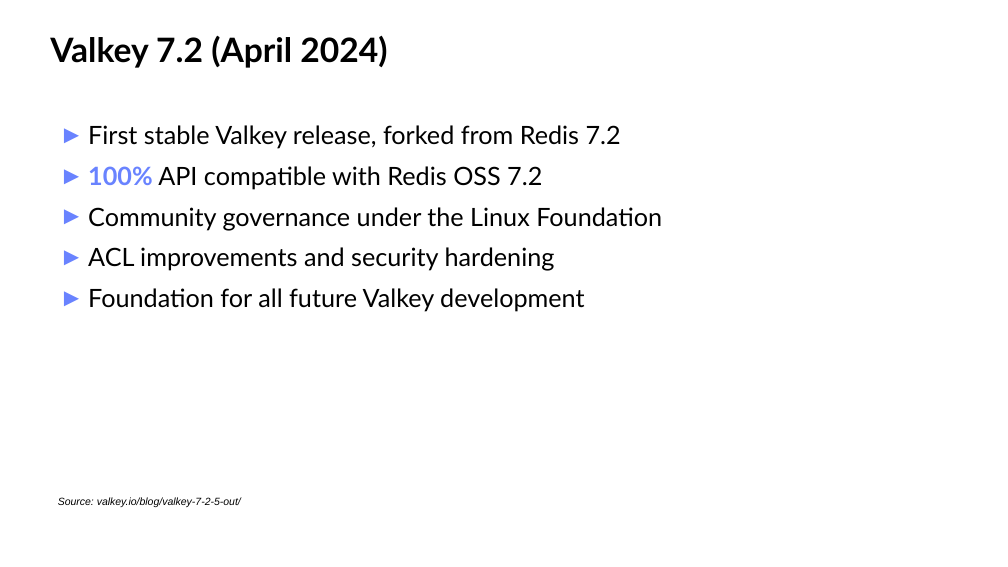
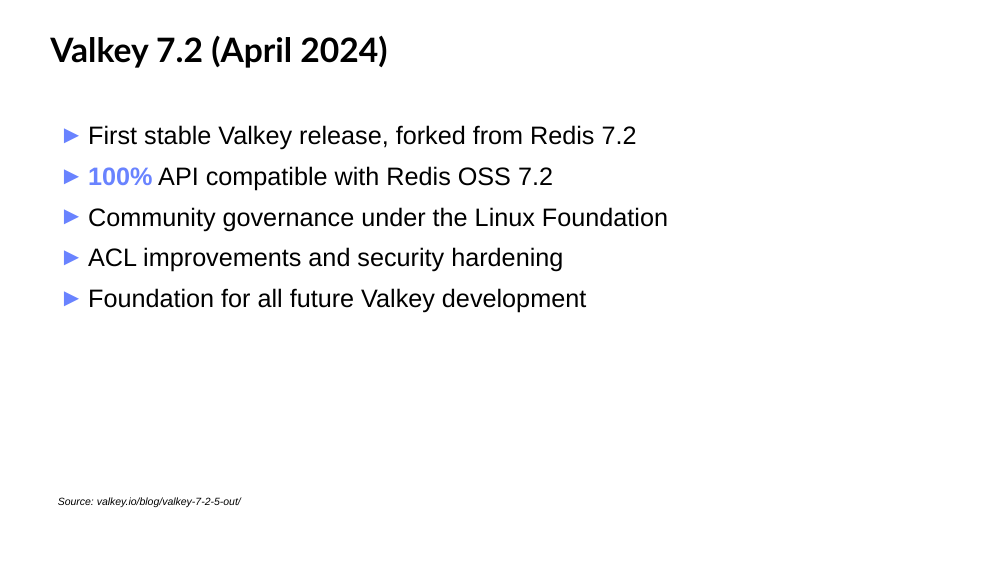
Before and after one commit to valkey-io/assets, a slide deck: slide 7 of slides/Valkey community deck.pptx (slide 8 before the commit). Drawn at 1008x567 pixels with LibreOffice and Linux fonts; fonts in the diff are those of the drawing; background and template pictures are left out. Boxes give left, top, right and bottom in pixels: in the first picture for what was removed or moved away, otherwise in the second. Text is boxed around its words. In the diff, an @@ line names an element or a change of style, - is before the commit and + after.

Commit message:
Update slides skill and community deck
- Add Valkey Admin slide (layout 9 with screenshot)
- Add Valkey GLIDE slide with native shape architecture diagram
- Add example custom slides (3-card, 2-col comparison, tall comparison)
- Remove Valkey Glide placeholder slide
- Update slides-skill.md with full learnings:
  - Custom card patterns with standard coordinates
  - Theme color table
  - SVG insertion workaround for python-pptx
  - Shape rules (no rounded corners, theme colors only)
  - Placeholder removal for custom slides
  - Slide master limitations

```diff
--- a/slides/Valkey community deck.pptx
+++ b/slides/Valkey community deck.pptx
@@ text "First stable Valkey release, forked ..." at (88,125,668,313): font Lato to Arial @@
```
Also in this commit, not shown: 5 other slides changed, 6 slides added, 12 slides removed, 1 other file.
